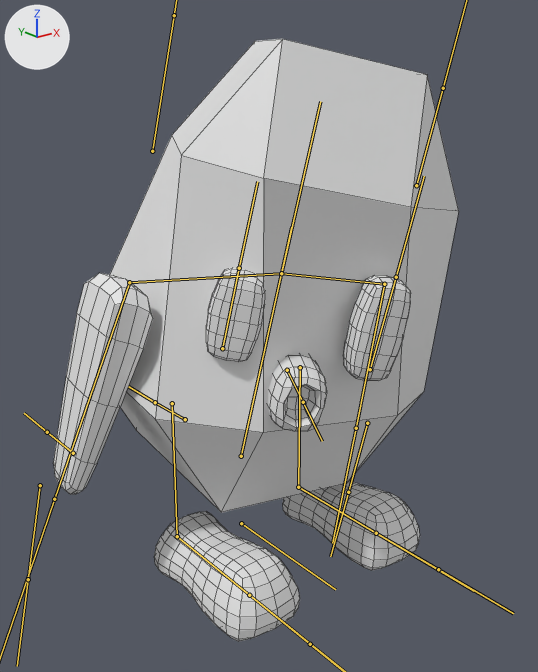
One commit to the FBX model Assets/Models/Poof.fbx: the scene before it, then after it.
Both versions are drawn from a 50 mm lens placed at (-2.61, -3.56, 2.7), pointed at (0.04, -0.24, 1.37). Arrows for +X, +Y and +Z are at upper left; the lights stay in place. Both versions are drawn at frame 40 of the action 'Armature|Search'; the numbers are the values there. The bones that bend it are drawn over the model as lines. Mesh edges are drawn as thin lines.

Names of what the first picture shows: 'Arm', 'Body', 'Eye', 'Foot', 'Nozzle'.
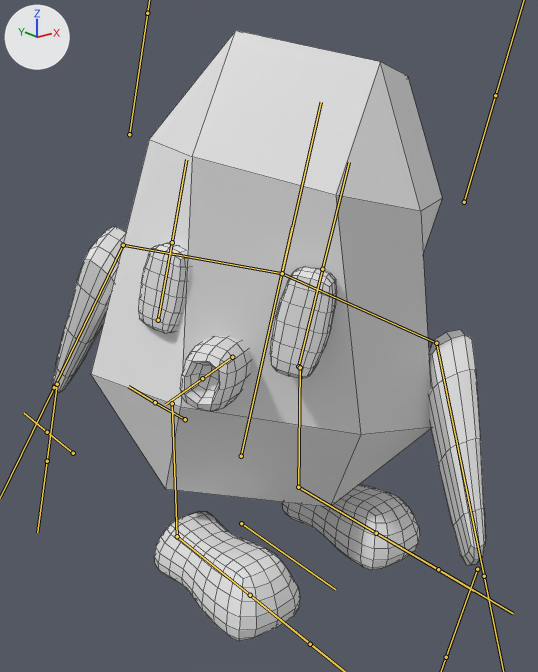
What differs and where, as boxes [x1, y1, x2, y2] in the pictures (538 x 672 px):
'Body', posed: before [110, 39, 459, 513]; after [91, 31, 442, 507]
'Arm', posed: before [53, 273, 153, 494]; after [52, 226, 486, 565]
bone 'Body', root to tip: before (241, 456) to (291, 227); after (241, 456) to (292, 227)
bone 'Shoulder.L', root to tip: before (281, 273) to (384, 284); after (282, 273) to (436, 343)
bone 'Arm.L', root to tip: before (384, 284) to (356, 428); after (436, 343) to (484, 576)
bone 'Shoulder.R', root to tip: before (281, 273) to (129, 282); after (282, 273) to (123, 245)
bone 'Arm.R', root to tip: before (129, 282) to (54, 499); after (123, 245) to (54, 387)

What the commit changed:
Bone 'Body' (bone_body) turns from (8, 0, -8) to (10, -29, -13) degrees about its own x, y and z.
Bone 'Shoulder.L' (bone_shoulder_l) turns from (-4, 3, 2) to (-8, -28, -22) degrees about its own x, y and z.
Bone 'Shoulder.L' (bone_shoulder_l) is rescaled from (1.0, 1.0, 1.0) to (0.97, 0.99, 1.06).
Bone 'Arm.L' (bone_arm_l) turns from (-4, 3, 19) to (6, -3, 39) degrees about its own x, y and z.
Bone 'Arm.L' (bone_arm_l) is rescaled from (0.98, 1.03, 1.0) to (0.93, 1.1, 1.0).
Bone 'Shoulder.R' (bone_shoulder_r) turns from (-3, -2, -2) to (-3, -22, -17) degrees about its own x, y and z.
Bone 'Shoulder.R' (bone_shoulder_r) is rescaled from (1.0, 1.0, 1.0) to (0.98, 1.0, 1.04).
Bone 'Arm.R' (bone_arm_r) turns from (-4, 2, 18) to (-5, 3, 27) degrees about its own x, y and z.
Bone 'Arm.R' (bone_arm_r) is rescaled from (0.98, 1.03, 1.0) to (0.96, 1.06, 1.0).
